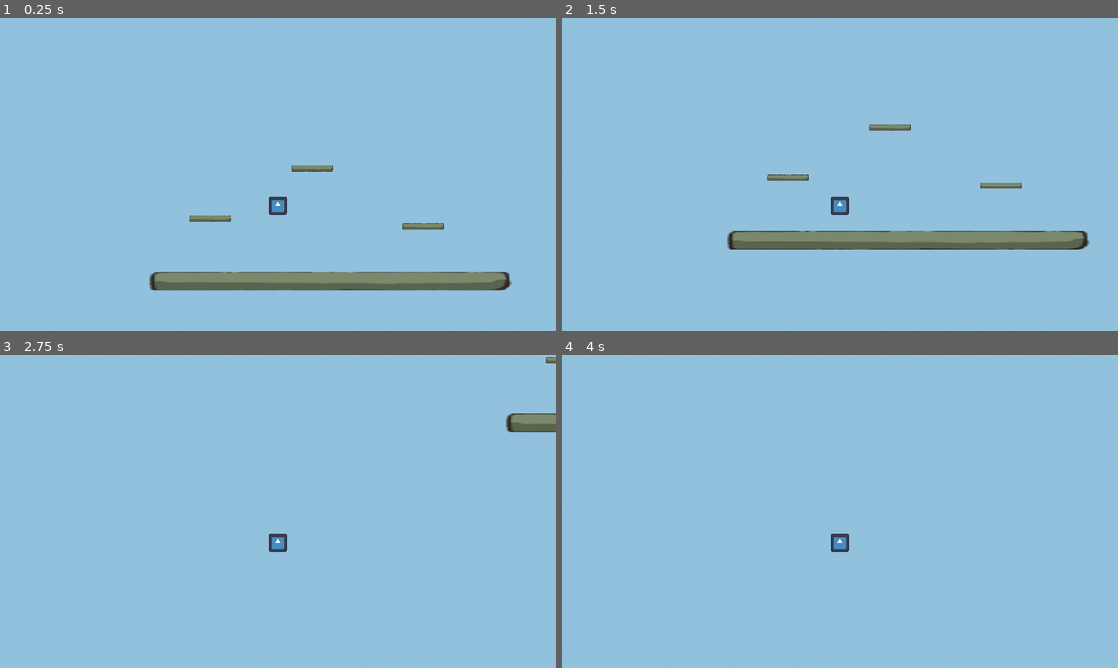
Above: before the commit, frames 1-4 (two rows, left to right).
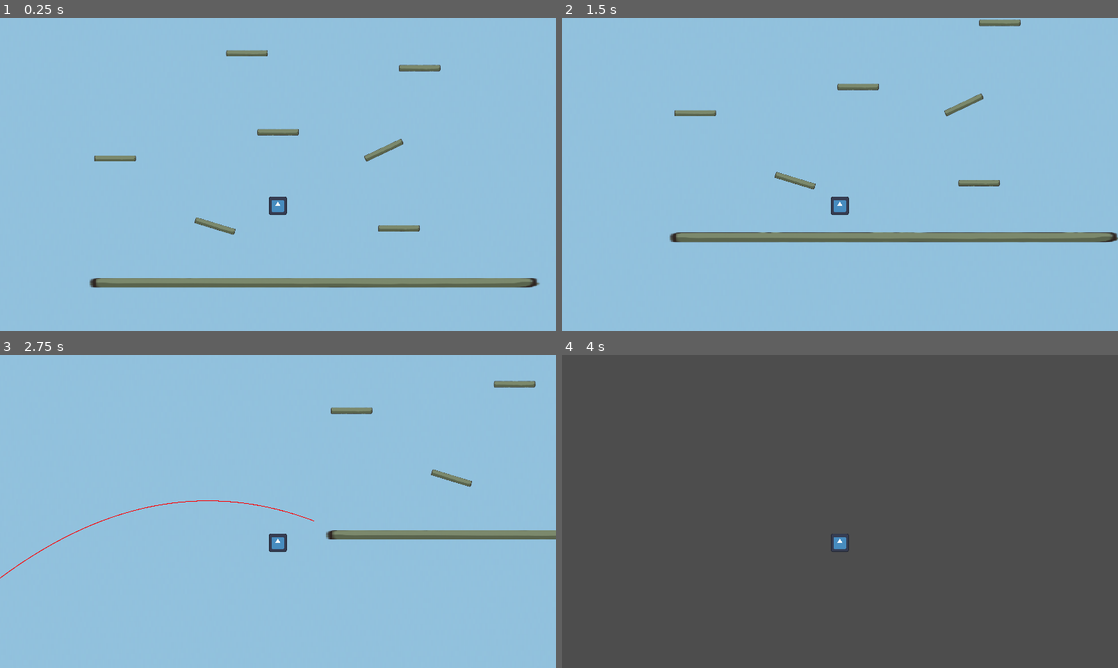
Above: after the commit, the same moments.

Repository: speedacm/Game-Dev-Catformer
Game: Godot game, scene res://Scenes/main.tscn
Two runs of this game, one before a commit and one after it. Both use one fixed random seed, a clock stepped at 60 frames per second and the inputs below. The engine's default icon, where the game draws it, is replaced by a stand-in: a white triangle on a blue panel in a dark square.
Inputs (mouse positions are in pixels of both pictures, inside the frame that each line leads up to):
- Up to frame 1 (0.25 s): no input
- Up to frame 2 (1.5 s): move the mouse to (962, 158) at 0.52 s; press the mouse at (962, 158) at 0.53 s; hold Right (ui_right) 0.53-1.25 s; release the mouse at (962, 158) at 1.25 s; drag from (728, 190) to (812, 237) at 1.27 s
- Up to frame 3 (2.75 s): move the mouse to (333, 442) at 2.02 s; press the mouse at (333, 442) at 2.03 s; hold Left (ui_left) from 2.03 s (still down)
- Up to frame 4 (4 s): release Left (ui_left) at 2.75 s; release the mouse at (895, 442) at 2.75 s; drag from (812, 574) to (673, 464) at 2.77 s; move the mouse to (1006, 558) at 3.52 s; press the mouse at (1006, 558) at 3.53 s; hold Right (ui_right) from 3.53 s (still down)

The runs differ from the first frame. In frame 1, 4.1% of the frame differs, in the area x 16-98%, y 10-88%; in frame 2, 4.4%; in frame 3, 2.4%; in frame 4, 100%, in the area x 0-100%, y 0-100%.

Commit message:
added statics

Diff:
--- a/Scenes/Cat.tscn
+++ b/Scenes/Cat.tscn
@@ -9,6 +9,7 @@
 
 [node name="dragline" parent="." instance=ExtResource("1_uyaia")]
 z_index = 2
+vel_multiplier = 2.0
 
 [node name="player" parent="." instance=ExtResource("3_ve8hx")]
 position = Vector2(544, 485)
--- a/Scenes/kineplayer.tscn
+++ b/Scenes/kineplayer.tscn
@@ -24,7 +24,9 @@
 z_index = -1
 drag_vertical_offset = -1.0
 
-[node name="Sprite2D2" type="Sprite2D" parent="Camera2D"]
+[node name="Sprite2D2" type="Sprite2D" parent="."]
+visible = false
 z_index = -3
+z_as_relative = false
 scale = Vector2(7, 7)
 texture = ExtResource("3_1eeqk")
--- a/Scenes/map.tscn
+++ b/Scenes/map.tscn
@@ -1,18 +1,66 @@
-[gd_scene load_steps=2 format=3 uid="uid://bv5iafq5y71bk"]
+[gd_scene load_steps=3 format=3 uid="uid://bv5iafq5y71bk"]
 
-[ext_resource type="PackedScene" uid="uid://nh7bsnwrgkg3" path="res://Scenes/platform.tscn" id="1_ssumm"]
+[ext_resource type="PackedScene" uid="uid://cxuchcpo4q2cs" path="res://Scenes/platform.tscn" id="2_kcbli"]
+[ext_resource type="Texture2D" uid="uid://c2kfms1wh23nx" path="res://Asset_Pack/statics/Screenshot 2023-10-04 at 6.39.47 PM.png" id="2_wne3f"]
 
 [node name="Level1" type="Node2D"]
 
-[node name="platform" parent="." instance=ExtResource("1_ssumm")]
-position = Vector2(904, 1065)
-scale = Vector2(8.667, 3.00565)
+[node name="platform" parent="." instance=ExtResource("2_kcbli")]
+position = Vector2(545, 37)
 
-[node name="platform2" parent="." instance=ExtResource("1_ssumm")]
-position = Vector2(76, 634)
+[node name="platform7" parent="." instance=ExtResource("2_kcbli")]
+position = Vector2(1523, -405)
 
-[node name="platform3" parent="." instance=ExtResource("1_ssumm")]
-position = Vector2(781, 287)
+[node name="platform8" parent="." instance=ExtResource("2_kcbli")]
+position = Vector2(330, -507)
 
-[node name="platform4" parent="." instance=ExtResource("1_ssumm")]
-position = Vector2(1547, 688)
+[node name="platform9" parent="." instance=ExtResource("2_kcbli")]
+position = Vector2(1138, -881)
+
+[node name="platform10" parent="." instance=ExtResource("2_kcbli")]
+position = Vector2(43, -1213)
+
+[node name="platform11" parent="." instance=ExtResource("2_kcbli")]
+position = Vector2(1131, -1613)
+
+[node name="platform12" parent="." instance=ExtResource("2_kcbli")]
+position = Vector2(107, -2293)
+
+[node name="platform13" parent="." instance=ExtResource("2_kcbli")]
+position = Vector2(1099, -2893)
+
+[node name="platform14" parent="." instance=ExtResource("2_kcbli")]
+position = Vector2(387, -3478)
+
+[node name="platform15" parent="." instance=ExtResource("2_kcbli")]
+position = Vector2(1103, -4237)
+
+[node name="platform16" parent="." instance=ExtResource("2_kcbli")]
+position = Vector2(-75, -4868)
+
+[node name="platform2" parent="." instance=ExtResource("2_kcbli")]
+position = Vector2(-581, 219)
+
+[node name="platform3" parent="." instance=ExtResource("2_kcbli")]
+position = Vector2(1275, 161)
+rotation = -0.443055
+
+[node name="platform4" parent="." instance=ExtResource("2_kcbli")]
+position = Vector2(109, 685)
+rotation = 0.296481
+
+[node name="platform5" parent="." instance=ExtResource("2_kcbli")]
+position = Vector2(1380, 701)
+
+[node name="platform6" parent="." instance=ExtResource("2_kcbli")]
+position = Vector2(793, 1076)
+scale = Vector2(10.7624, 1.58953)
+
+[node name="background" type="Sprite2D" parent="."]
+z_index = -3
+z_as_relative = false
+position = Vector2(639, -9272)
+rotation = -0.00872784
+scale = Vector2(13.9983, 37.0256)
+texture = ExtResource("2_wne3f")
+metadata/_edit_group_ = true
--- a/Scenes/platform.tscn
+++ b/Scenes/platform.tscn
@@ -1,24 +1,21 @@
-[gd_scene load_steps=5 format=3 uid="uid://nh7bsnwrgkg3"]
+[gd_scene load_steps=4 format=3 uid="uid://cxuchcpo4q2cs"]
 
-[ext_resource type="Script" path="res://Scenes/platform.gd" id="1_kjfn2"]
-[ext_resource type="Texture2D" uid="uid://bcucd7shul50n" path="res://Asset_Pack/statics/Screenshot 2023-10-04 at 6.37.08 PM.png" id="1_qnx4p"]
-[ext_resource type="Script" path="res://Scenes/friction.gd" id="2_4lhnk"]
+[ext_resource type="Texture2D" uid="uid://dto2t2x12sbgu" path="res://Asset_Pack/statics/Screenshot 2023-10-04 at 6.37.08 PM.png" id="1_hiryy"]
+[ext_resource type="Script" path="res://Scripts/platform.gd" id="1_xrlwo"]
 
-[sub_resource type="RectangleShape2D" id="RectangleShape2D_gycvn"]
-size = Vector2(291, 42)
+[sub_resource type="RectangleShape2D" id="RectangleShape2D_hil6x"]
+size = Vector2(287, 38)
 
 [node name="platform" type="StaticBody2D"]
+position = Vector2(1, 0)
 collision_layer = 5
 collision_mask = 5
-script = ExtResource("1_kjfn2")
+script = ExtResource("1_xrlwo")
+metadata/_edit_group_ = true
 
 [node name="Sprite2D" type="Sprite2D" parent="."]
-texture = ExtResource("1_qnx4p")
+texture = ExtResource("1_hiryy")
 
 [node name="CollisionShape2D" type="CollisionShape2D" parent="."]
-position = Vector2(0.5, 0)
-shape = SubResource("RectangleShape2D_gycvn")
-
-[node name="Friction" type="Node2D" parent="CollisionShape2D"]
-position = Vector2(-0.5, 0)
-script = ExtResource("2_4lhnk")
+position = Vector2(-2.5, -1)
+shape = SubResource("RectangleShape2D_hil6x")
--- /dev/null
+++ b/Scripts/dragcam.gd
@@ -0,0 +1,47 @@
+extends Camera2D
+
+@onready var player := get_parent()
+var drag = false
+var mousestart
+var current
+var dif
+@export var maxheight = 400
+var minheight = 0
+var mode = 0 # Which camera mode is activated
+var resetting = false
+@onready var playerstart = player.position
+# Called when the node enters the scene tree for the first time.
+func _ready():
+	pass # Replace with function body.
+
+
+# Called every frame. 'delta' is the elapsed time since the previous frame.
+func _process(delta):
+	pass
+	if (Input.is_action_pressed("Click")):
+		drag = true
+	elif (Input.is_action_just_released("Click")):
+		drag = false
+	if (position.y <= 0 && !drag):
+		position.y += 20
+	global_position.x = playerstart.x
+	pass
+
+#func update_cam(delta):
+	#drag = true
+	#position.y -= 200
+	#pass
+
+func _input(event: InputEvent) -> void:
+
+	if (event is InputEventMouse):
+		if (event.is_pressed() && event.button_index == MOUSE_BUTTON_LEFT):
+			mousestart = event.position
+			current = position
+	if (event is InputEventMouseMotion && drag):
+
+		dif = event.position - mousestart
+		if (dif.y > minheight):
+			position = current - zoom * dif
+		if (dif.y > maxheight): position.y = -maxheight
+		global_position.x = playerstart.x
--- a/Scripts/kineplayer.gd
+++ b/Scripts/kineplayer.gd
@@ -3,7 +3,7 @@
 
 const SPEED = 600.0
 const JUMP_VELOCITY = -400.0
-var friction = 0.5
+var friction = 0
 
 # Get the gravity from the project settings to be synced with RigidBody nodes.
 var gravity = ProjectSettings.get_setting("physics/2d/default_gravity")
@@ -13,14 +13,11 @@
 	# Add the gravity.
 	if not is_on_floor():
 		velocity.y += gravity * delta
-
 	var movement = move_and_slide()
 
 	if get_last_slide_collision() != null:
 		friction = get_last_slide_collision().get_collider().get_friction()
 		print(friction)
-
-
 
 	if is_on_floor():
 		var direction = Input.get_axis("ui_left", "ui_right")
--- /dev/null
+++ b/Scripts/platform.gd
@@ -0,0 +1,16 @@
+extends StaticBody2D
+
+@export var friction = 0.1
+
+
+func get_friction():
+	return friction
+
+# Called when the node enters the scene tree for the first time.
+func _ready():
+	pass # Replace with function body.
+
+
+# Called every frame. 'delta' is the elapsed time since the previous frame.
+func _process(delta):
+	pass
Binary file added: Asset_Pack/First_Level_pt2.png
Binary file added: Asset_Pack/Forest_Part_2_pt2.png
Binary file added: Asset_Pack/workingtile set - Copy.png
Not shown: 1 places in Scenes/tile_map.tscn that only renumber resources
